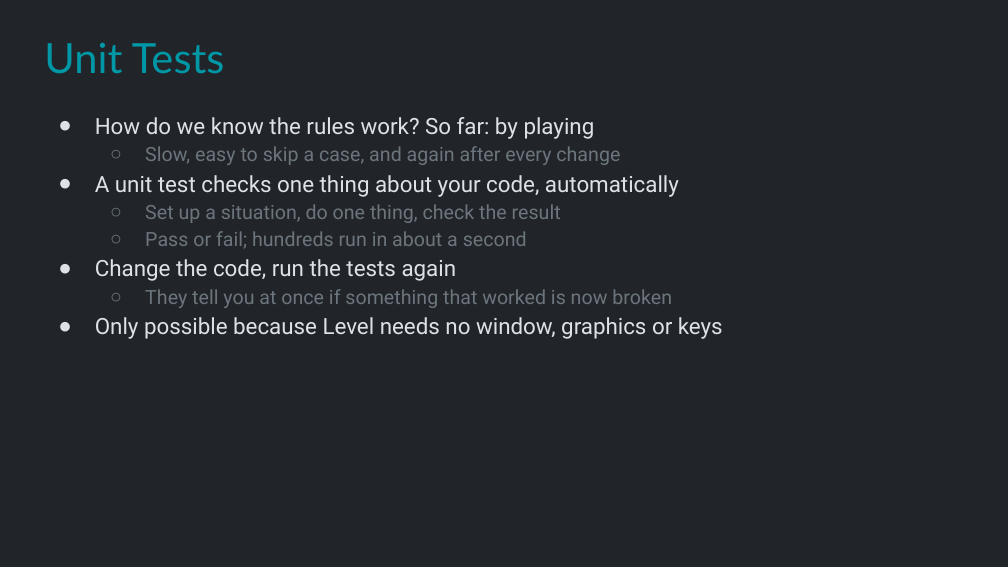
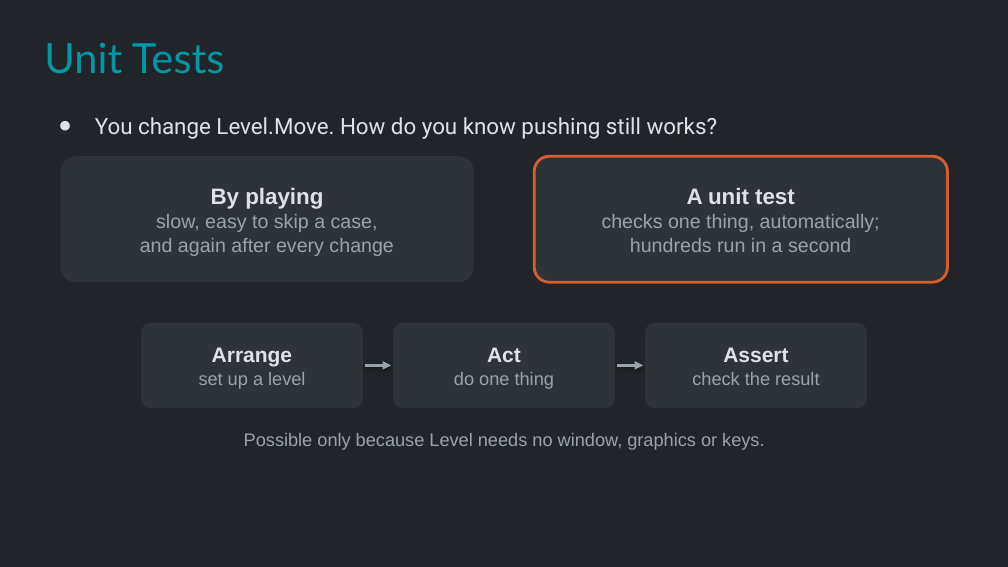
Before and after one commit to Metamate/gar, a slide deck: slide 9 of slides/04 Sokoban.pptx. Drawn at 1008x567 pixels with LibreOffice and Linux fonts; fonts in the diff are those of the drawing. Boxes give left, top, right and bottom in pixels: in the first picture for what was removed or moved away, otherwise in the second. Text is boxed around its words. In the diff, an @@ line names an element or a change of style, - is before the commit and + after.

```diff
--- a/slides/04 Sokoban.pptx
+++ b/slides/04 Sokoban.pptx
@@ text at (x1=95, y1=117, x2=717, y2=139): text changed @@
-● How do we know the rules work? So far: by playing
-  ○ Slow, easy to skip a case, and again after every change
-● A unit test checks one thing about your code, automatically
-  ○ Set up a situation, do one thing, check the result
-  ○ Pass or fail; hundreds run in about a second
-● Change the code, run the tests again
-  ○ They tell you at once if something that worked is now broken
-● Only possible because Level needs no window, graphics or keys
+● You change Level.Move. How do you know pushing still works?
@@ rounded rectangle added at (x1=60, y1=156, x2=474, y2=282), fill #2E3338, 14 pt, text #9AA3AB @@
+By playing
+slow, easy to skip a case,
+and again after every change
@@ rounded rectangle added at (x1=534, y1=156, x2=948, y2=282), fill #2E3338, outline #D45D35 2 pt, 14 pt, text #9AA3AB @@
+A unit test
+checks one thing, automatically;
+hundreds run in a second
@@ rounded rectangle added at (x1=141, y1=323, x2=363, y2=408), fill #2E3338, 13 pt, text #9AA3AB @@
+Arrange
+set up a level
@@ rounded rectangle added at (x1=393, y1=323, x2=615, y2=408), fill #2E3338, 13 pt, text #9AA3AB @@
+Act
+do one thing
@@ rounded rectangle added at (x1=645, y1=323, x2=867, y2=408), fill #2E3338, 13 pt, text #9AA3AB @@
+Assert
+check the result
@@ arrow added from (365, 365) to (391, 365), #9AA3AB 2 pt @@
@@ arrow added from (617, 365) to (643, 365), #9AA3AB 2 pt @@
@@ text added at (x1=244, y1=433, x2=764, y2=450), 13 pt, text #9AA3AB @@
+Possible only because Level needs no window, graphics or keys.
```
Also in this commit, not shown: 3 other slides changed, 1 slide added.
